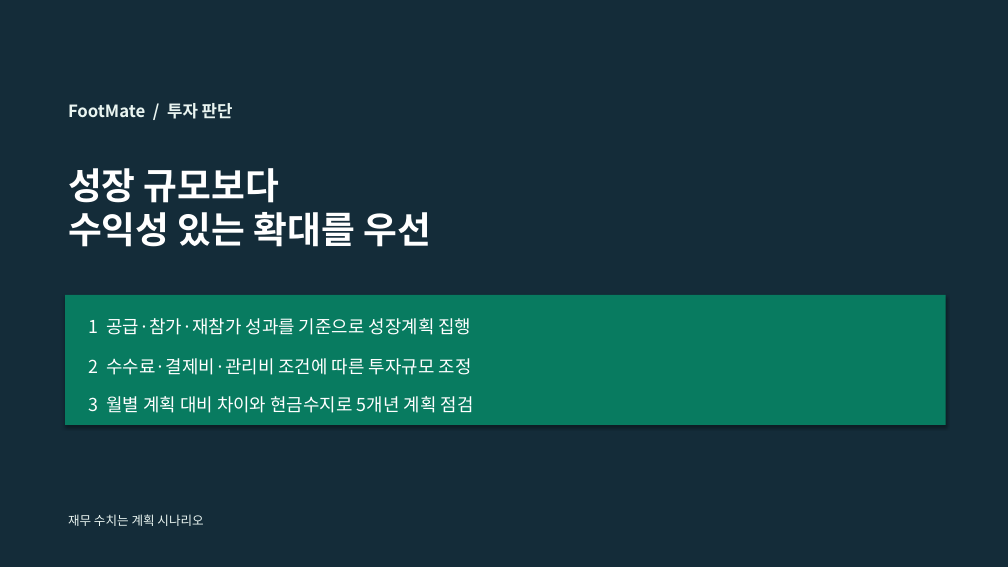
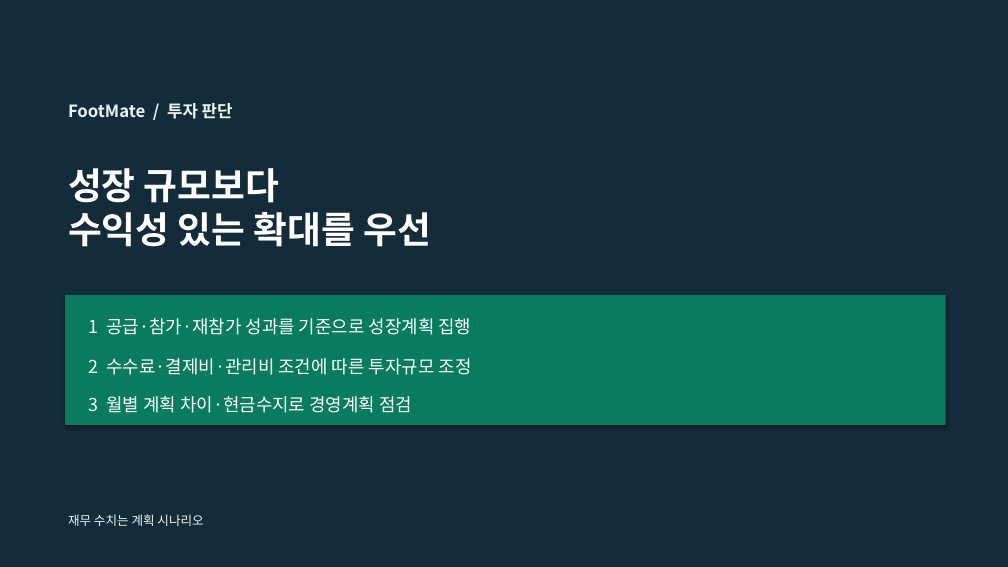
Before and after one commit to dohyunkimmm/footmate, a slide deck: slide 6 of src/case-study/downloads/footmate_5year_strategy.pptx. Drawn at 1008x567 pixels with LibreOffice and Linux fonts; fonts in the diff are those of the drawing. Boxes give left, top, right and bottom in pixels: in the first picture for what was removed or moved away, otherwise in the second. Text is boxed around its words. In the diff, an @@ line names an element or a change of style, - is before the commit and + after.

```diff
--- a/src/case-study/downloads/footmate_5year_strategy.pptx
+++ b/src/case-study/downloads/footmate_5year_strategy.pptx
@@ text at (88,396,412,413): text changed @@
-3 월별 계획 대비 차이와 현금수지로 5개년 계획 점검
+3 월별 계획 차이·현금수지로 경영계획 점검
```
Also in this commit, not shown: 5 other slides changed, 16 other files.
